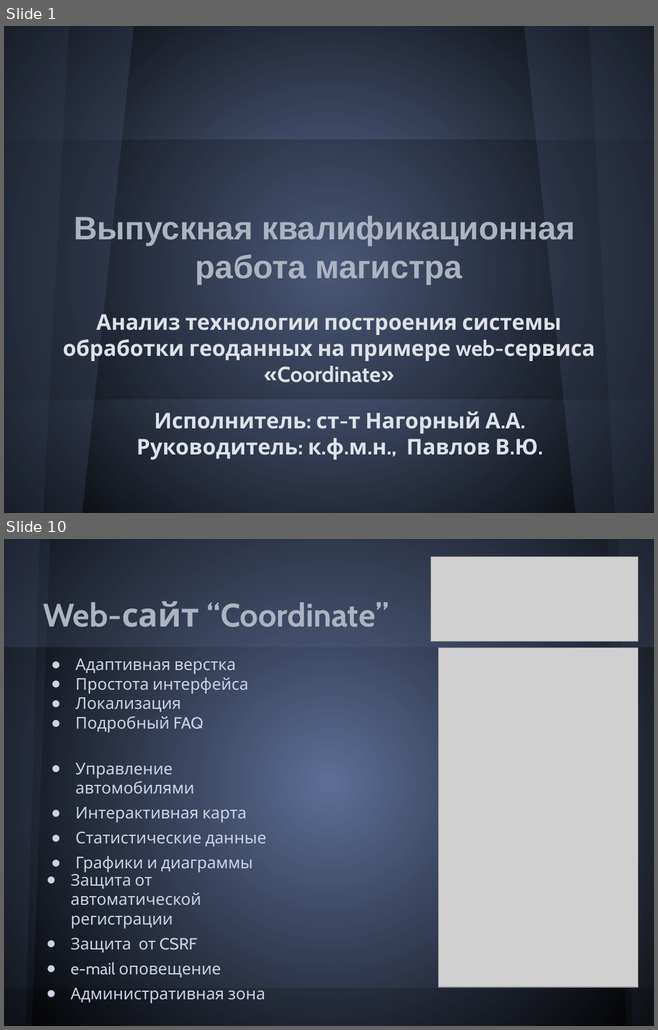
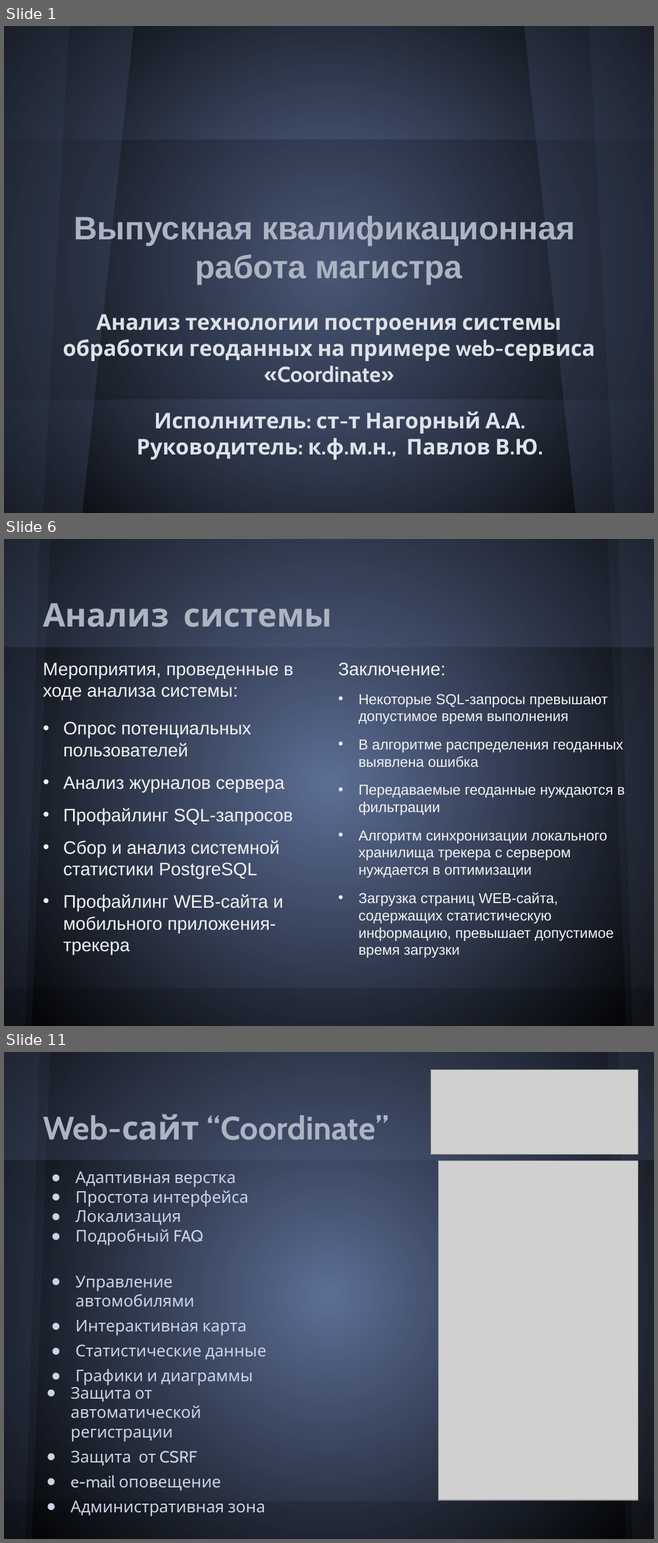
Before and after one commit to Melancholic/Coordinate-reports, a slide deck: Презентация.pptx. Shown one above the other, each under a label of ours: slides 1 and 10 before the commit, slides 1, 6 and 11 after it; the slides between them are not shown. The pictures are 658x1030 and 658x1543 pixels, drawn with LibreOffice and Linux fonts; fonts in the diff are those of the drawing; grey boxes stand for pictures. Boxes give left, top, right and bottom in pixels: in the first picture for what was removed or moved away, otherwise in the second. Text is boxed around its words. In the diff, an @@ line names an element or a change of style, - is before the commit and + after.

```diff
--- a/Презентация.pptx
+++ b/Презентация.pptx
@@ slide 6 added at [4, 539, 654, 1026], background gradient #5C6E95 to #000000; not listed: 6 template elements that a slide beside it also shows @@
@@ title added at [43, 603, 332, 627], 36 pt, text #ACB4C2, bold @@
+Анализ системы
@@ text added at [43, 663, 293, 955], 20 pt, text #F2F2F2 @@
+Мероприятия, проведенные в ходе анализа системы:
+• Опрос потенциальных пользователей
+• Анализ журналов сервера
+• Профайлинг SQL-запросов
+• Сбор и анализ системной статистики PostgreSQL
+• Профайлинг WEB-сайта и мобильного приложения-трекера
@@ text added at [338, 663, 625, 958], 16 pt, text #F2F2F2 @@
+Заключение:
+• Некоторые SQL-запросы превышают допустимое время выполнения
+• В алгоритме распределения геоданных выявлена ошибка
+• Передаваемые геоданные нуждаются в фильтрации
+• Алгоритм синхронизации локального хранилища трекера с сервером нуждается в оптимизации
+• Загрузка страниц WEB-сайта, содержащих статистическую информацию, превышает допустимое время загрузки
@@ what was slide 10 is now slide 11 @@
```
Also in this commit, not shown: 8 slides changed, 1 other slide added, 3 other files.
